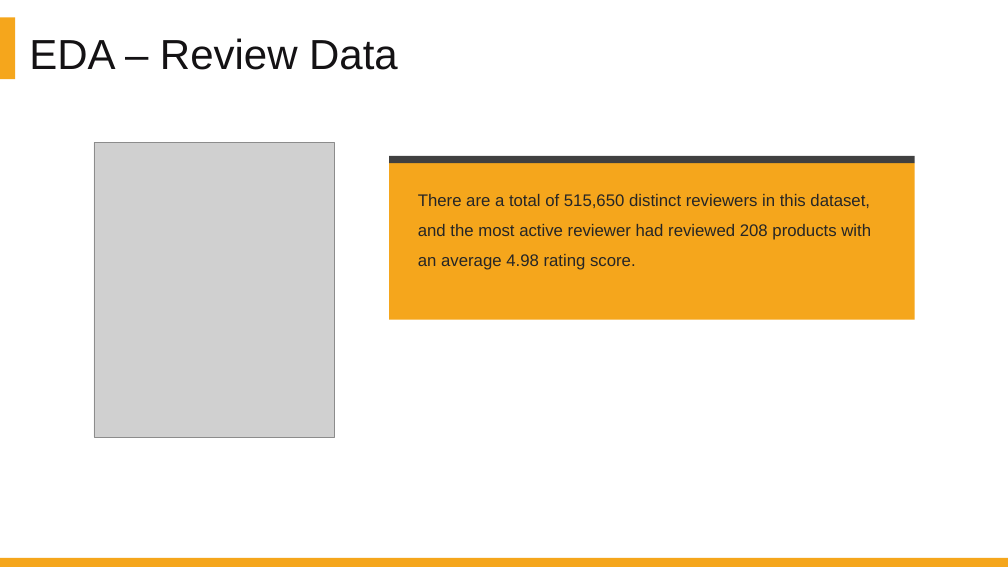
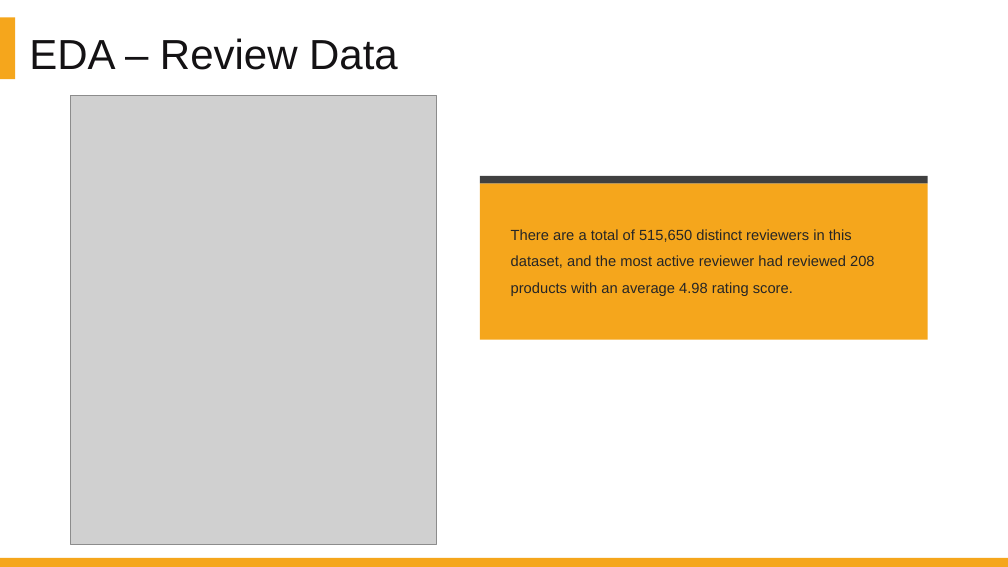
Before and after one commit to DATA-606-SPRING-2022/Jin_DATA606, a slide deck: slide 16 of presentation/Project_Presentation_EDA_v1.1.pptx. Drawn at 1008x567 pixels with LibreOffice and Linux fonts; fonts in the diff are those of the drawing; grey boxes stand for pictures. Boxes give left, top, right and bottom in pixels: in the first picture for what was removed or moved away, otherwise in the second. Text is boxed around its words. In the diff, an @@ line names an element or a change of style, - is before the commit and + after.

```diff
--- a/presentation/Project_Presentation_EDA_v1.1.pptx
+++ b/presentation/Project_Presentation_EDA_v1.1.pptx
@@ picture: place and size @@
-picture at (94, 142, 334, 437)
+picture at (70, 95, 436, 544)
@@ rectangle: place and size @@
-rectangle at (389, 156, 915, 163)
+rectangle at (480, 176, 928, 184)
@@ rectangle: place and size @@
-rectangle at (389, 163, 915, 320)
+rectangle at (480, 183, 928, 340)
@@ text "There are a total of ...": place and size @@
-text "There are a total of ..." at (418, 194, 871, 270)
+text "There are a total of ..." at (511, 229, 875, 296)
@@ text "There are a total of ..." at (511, 229, 875, 296): size 16 to 14 pt @@
```
Also in this commit, not shown: 9 other slides changed, 1 slide added.
